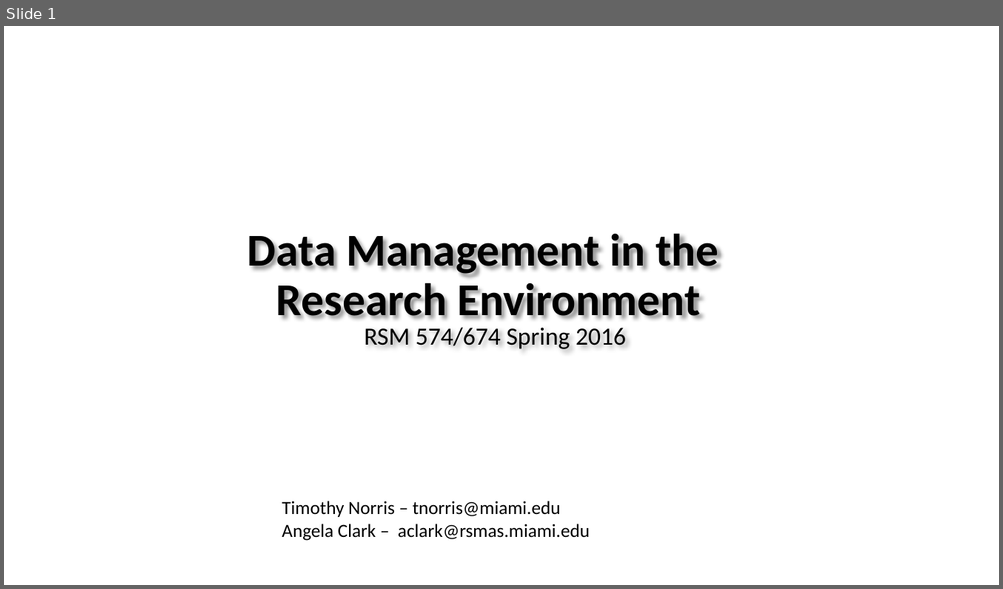
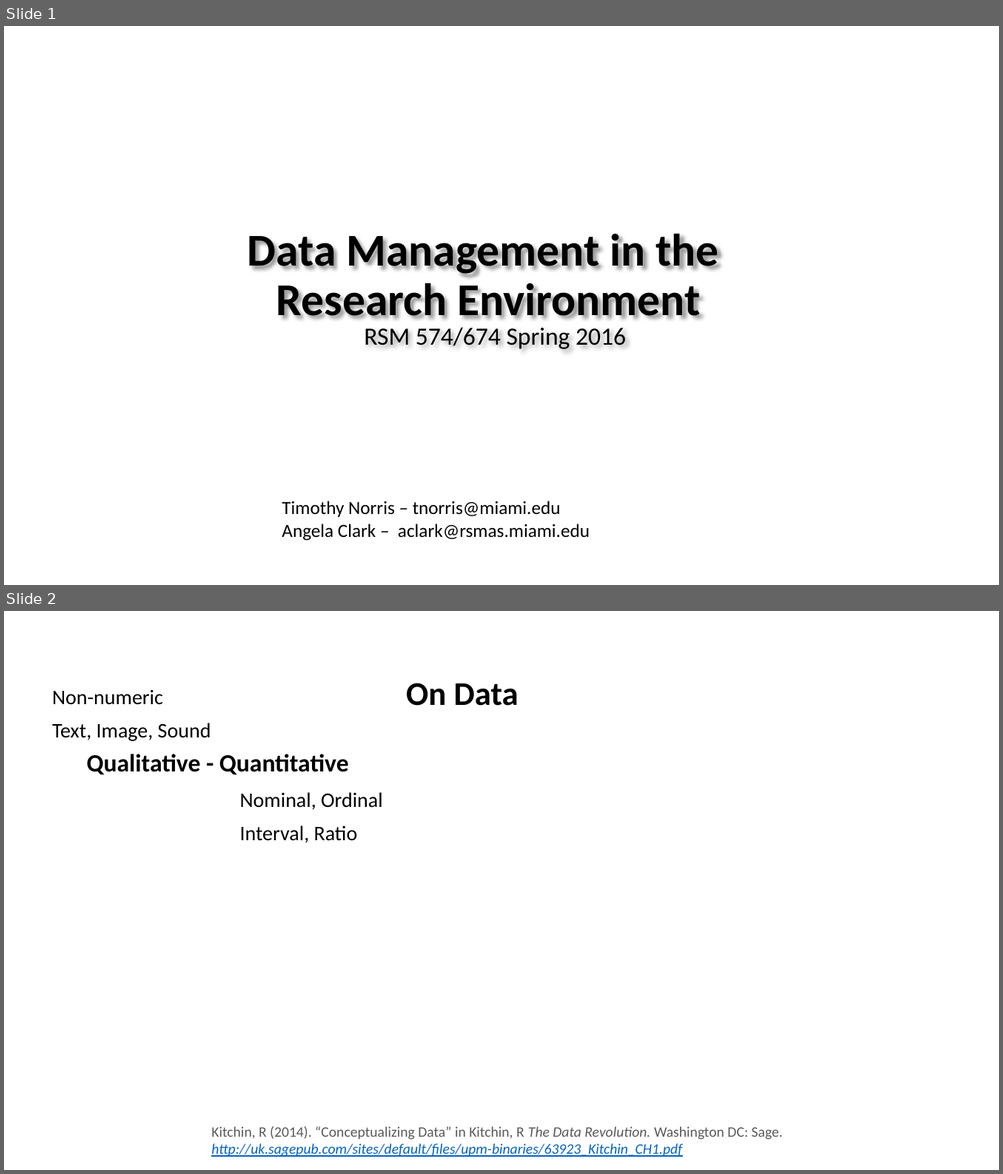
Before and after one commit to tibbben/teaching.data.literacy, a slide deck: UM_DataManagementClass/Lessons/03/03_firstMeeting.pptx. Shown one above the other, each under a label of ours: slide 1 before the commit, slides 1 and 2 after it. The pictures are 1003x589 and 1003x1174 pixels, drawn with LibreOffice and Linux fonts; fonts in the diff are those of the drawing; background and template pictures are left out. Boxes give left, top, right and bottom in pixels: in the first picture for what was removed or moved away, otherwise in the second. Text is boxed around its words. In the diff, an @@ line names an element or a change of style, - is before the commit and + after.

```diff
--- a/UM_DataManagementClass/Lessons/03/03_firstMeeting.pptx
+++ b/UM_DataManagementClass/Lessons/03/03_firstMeeting.pptx
@@ slide 2 added at <box>4,611,999,1170</box>, background #FFFFFF @@
@@ text added at <box>52,689,211,741</box>, 20 pt, text #000000 @@
+Non-numeric
+Text, Image, Sound
@@ title added at <box>406,683,518,706</box>, 32 pt, text #000000, bold @@
+On Data
@@ text added at <box>87,754,349,775</box>, 24 pt, text #000000, bold @@
+Qualitative - Quantitative
@@ text added at <box>240,792,383,843</box>, 20 pt, text #000000 @@
+Nominal, Ordinal
+Interval, Ratio
@@ text added at <box>211,1127,782,1157</box>, 14 pt, text #595959, italic @@
+Kitchin, R (2014). “Conceptualizing Data” in Kitchin, R The Data Revolution. Washington DC: Sage. http://uk.sagepub.com/sites/default/files/upm-binaries/63923_Kitchin_CH1.pdf
```
Also in this commit, not shown: 19 other slides added, 1 other file.
